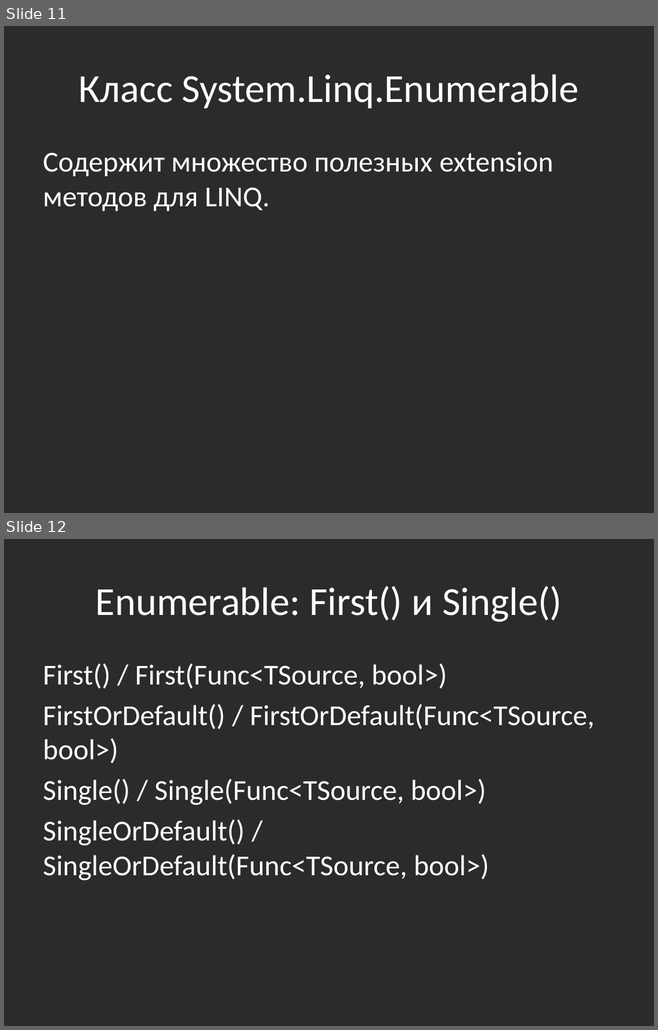
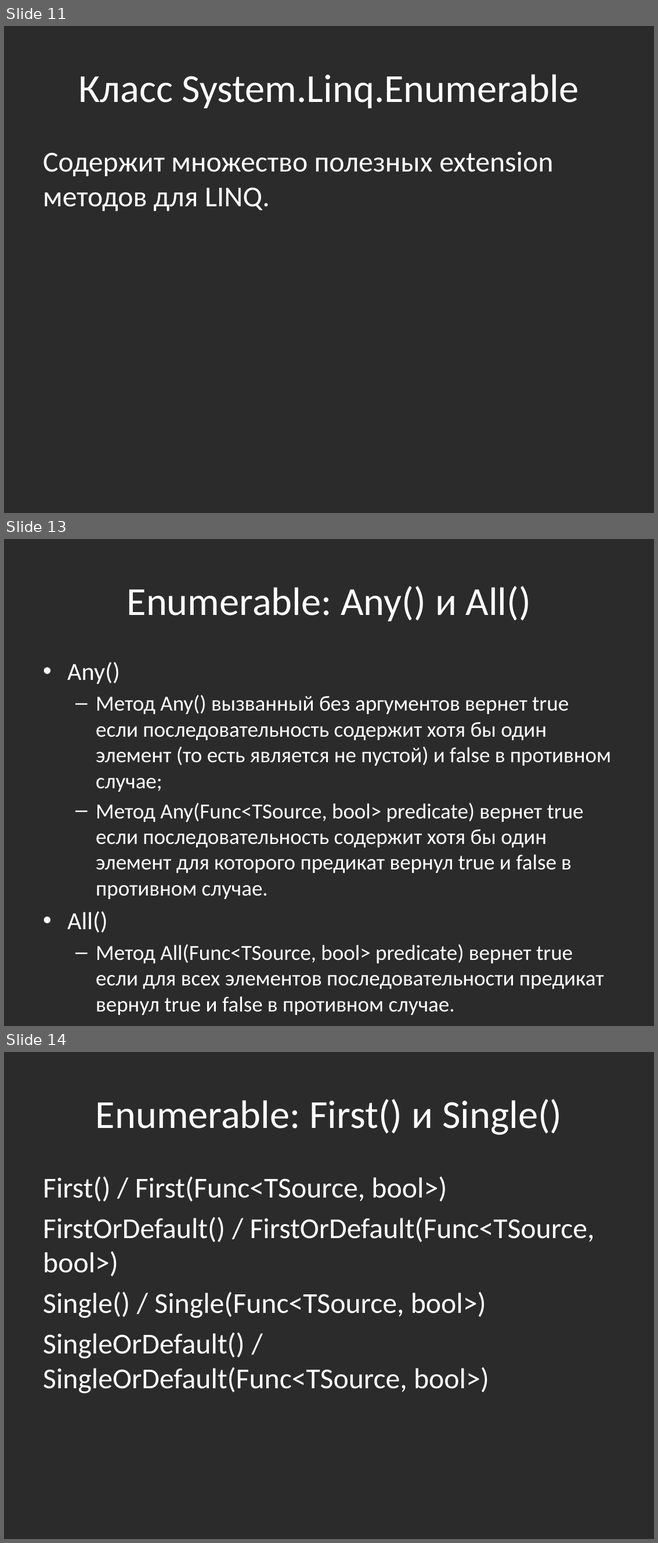
Before and after one commit to bazile/Training, a slide deck: Presentation/lesson-11-linq.pptx. Shown one above the other, each under a label of ours: slides 11 and 12 before the commit, slides 11, 13 and 14 after it; the slides between them are not shown. The pictures are 658x1030 and 658x1543 pixels, drawn with LibreOffice and Linux fonts; fonts in the diff are those of the drawing; background and template pictures are left out; a plain dark background stands for a picture behind light text. Boxes give left, top, right and bottom in pixels: in the first picture for what was removed or moved away, otherwise in the second. Text is boxed around its words. In the diff, an @@ line names an element or a change of style, - is before the commit and + after.

Commit message:
LINQ presentation. More Enumerable methods.

```diff
--- a/Presentation/lesson-11-linq.pptx
+++ b/Presentation/lesson-11-linq.pptx
@@ slide 13 added at [4, 539, 654, 1026], background picture (left out) @@
@@ title added at [127, 586, 531, 621], 44 pt, text #FFFFFF @@
+Enumerable: Any() и All()
@@ text added at [67, 662, 611, 1015], 23.8 pt, text #FFFFFF @@
+• Any()
+  – Метод Any() вызванный без аргументов вернет true если последовательность содержит хотя бы один элемент (то есть является не пустой) и false в противном случае;
+  – Метод Any(Func<TSource, bool> predicate) вернет true если последовательность содержит хотя бы один элемент для которого предикат вернул true и false в противном случае.
+• All()
+  – Метод All(Func<TSource, bool> predicate) вернет true если для всех элементов последовательности предикат вернул true и false в противном случае.
@@ what was slide 12 is now slide 14 @@
```
Also in this commit, not shown: 2 other slides added.
